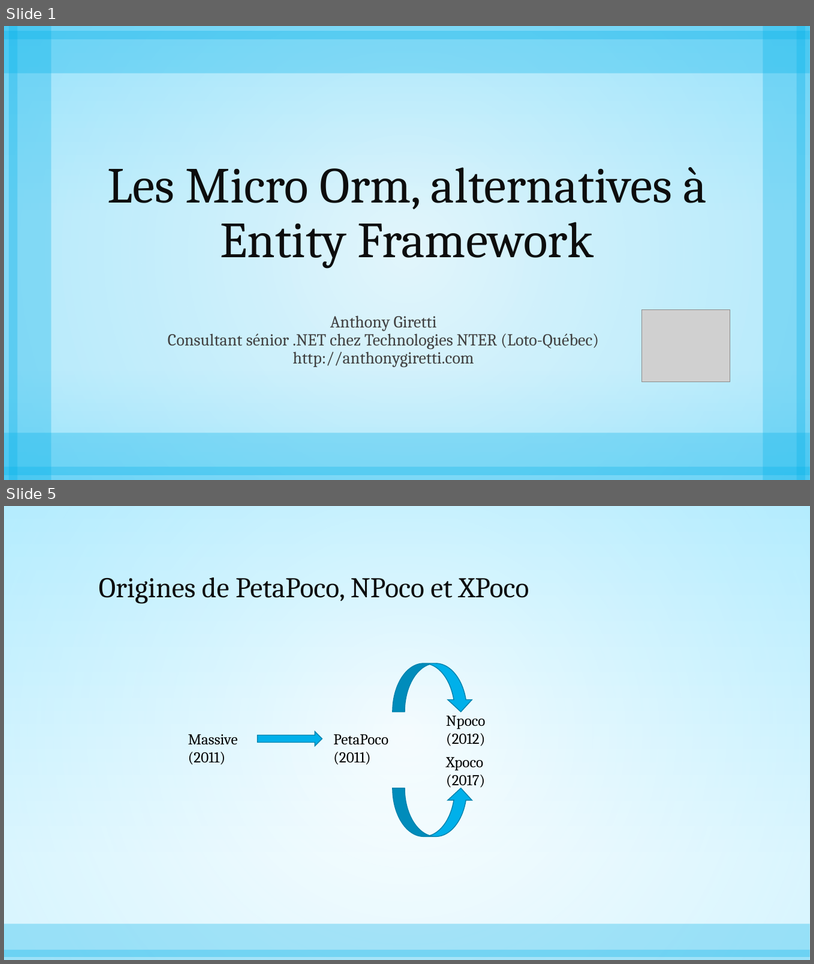
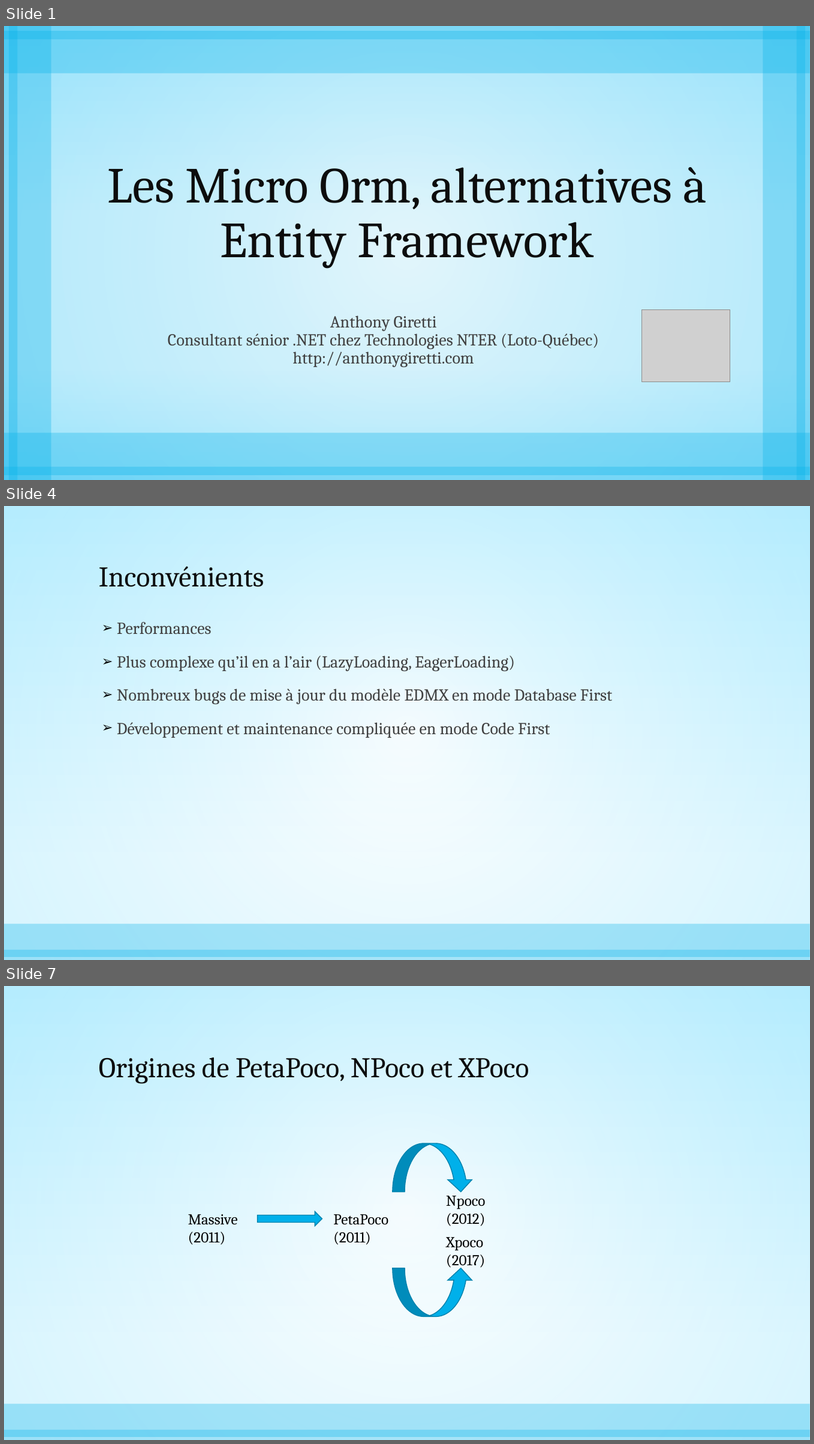
Before and after one commit to AnthonyGiretti/MicroOrmDemo.net, a slide deck: Items/Les Micro Orm, alternatives à Entity Framework.pptx. Shown one above the other, each under a label of ours: slides 1 and 5 before the commit, slides 1, 4 and 7 after it; the slides between them are not shown. The pictures are 814x964 and 814x1444 pixels, drawn with LibreOffice and Linux fonts; fonts in the diff are those of the drawing; grey boxes stand for pictures. Boxes give left, top, right and bottom in pixels: in the first picture for what was removed or moved away, otherwise in the second. Text is boxed around its words. In the diff, an @@ line names an element or a change of style, - is before the commit and + after.

```diff
--- a/Items/Les Micro Orm, alternatives à Entity Framework.pptx
+++ b/Items/Les Micro Orm, alternatives à Entity Framework.pptx
@@ slide 4 added at [4, 506, 810, 960], background gradient #C8F1FF to #FFFFFF; not listed: 3 template elements that a slide beside it also shows @@
@@ title added at [99, 566, 264, 587], 34 pt, text #0D0D0D @@
+Inconvénients
@@ text added at [117, 622, 612, 738], 20 pt, text #404040 @@
+➢ Performances
+➢ Plus complexe qu’il en a l’air (LazyLoading, EagerLoading)
+➢ Nombreux bugs de mise à jour du modèle EDMX en mode Database First
+➢ Développement et maintenance compliquée en mode Code First
@@ what was slide 5 is now slide 7 @@
```
Also in this commit, not shown: 4 slides changed, 2 other slides added.
